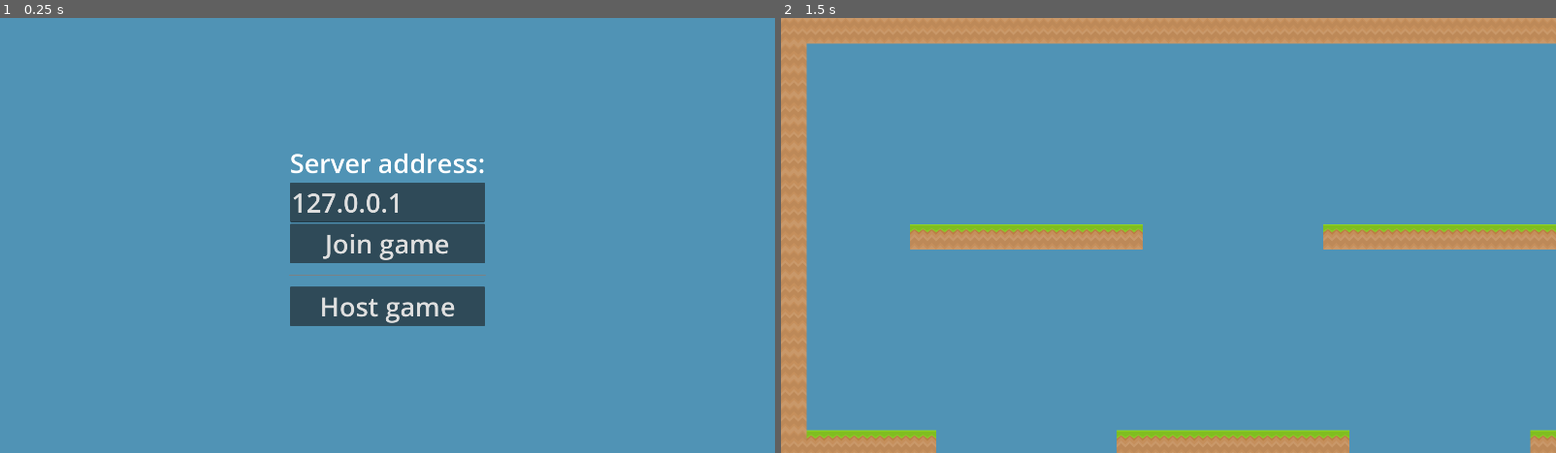
Above: before the commit, frames 1-2 (left to right).
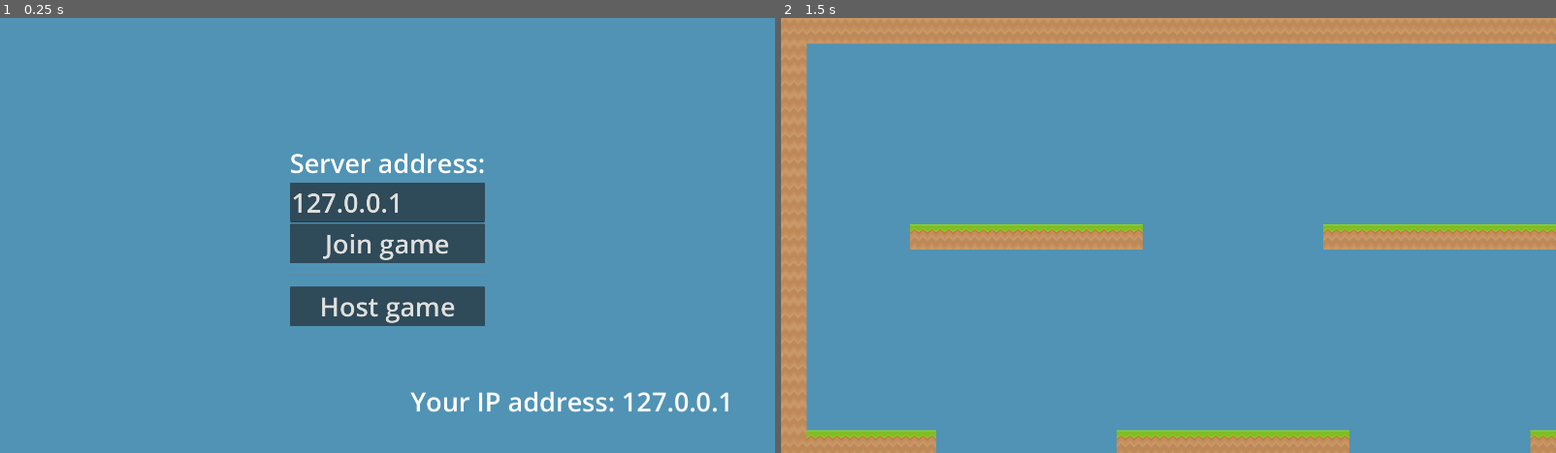
Above: after the commit, the same moments.

Repository: pekuja/rocket-tag-mobile
Game: Godot game, scene res://scenes/main_menu.tscn
The game is run twice, just before and just after one commit, with the same random seed, the same clock (stepped at 60 frames per second) and the same inputs.
Inputs (mouse positions are in pixels of both pictures, inside the frame that each line leads up to):
- Up to frame 1 (0.25 s): no input
- Up to frame 2 (1.5 s): tap Enter at 0.5 s; move the mouse to (1339, 213) at 0.52 s; click (1339, 213) at 0.67 s; click "Host game" at 1.25 s

The runs differ from the first frame. In frame 1, 0.7% of the frame differs, in the area x 52-94%, y 85-91%; in frame 2, nothing differs.

Commit message:
Added the player's IP address visible on the main menu
I figure this will be useful for testing purposes, though it's definitely imperfect. The system can of course have multiple network interfaces, so from the list of addresses I pick the first that looks like an IPv4 address and isn't 127.0.0.1. That should be good enough for testing purposes.

Diff:
--- a/scenes/main_menu.gd
+++ b/scenes/main_menu.gd
@@ -4,6 +4,7 @@
 @export var client_scene : PackedScene
 
 @onready var _serverAddressLineEdit = $HFlowContainer/VFlowContainer/ServerAddress
+@onready var _yourIpAddressLabel = $YourIpAddress
 
 const SETTINGS_FILE_NAME = "user://settings.cfg"
 
@@ -12,6 +13,12 @@
 		var settings_file = FileAccess.open(SETTINGS_FILE_NAME, FileAccess.READ)
 		var address = settings_file.get_line()
 		_serverAddressLineEdit.text = address
+
+	for address in IP.get_local_addresses():
+		# crude way of detecting a non-localhost IPv4 address
+		if address.match("*.*.*.*") and address != "127.0.0.1":
+			_yourIpAddressLabel.text = "Your IP address: %s" % address
+			break
 
 func _on_join_game_pressed() -> void:
 	var address = _serverAddressLineEdit.text
--- a/scenes/main_menu.tscn
+++ b/scenes/main_menu.tscn
@@ -64,5 +64,21 @@
 layout_mode = 2
 size_flags_horizontal = 3
 
+[node name="YourIpAddress" type="Label" parent="."]
+layout_mode = 1
+anchors_preset = 3
+anchor_left = 1.0
+anchor_top = 1.0
+anchor_right = 1.0
+anchor_bottom = 1.0
+offset_left = -903.0
+offset_top = -173.0
+offset_right = -103.0
+offset_bottom = -83.0
+grow_horizontal = 0
+grow_vertical = 0
+theme = ExtResource("1_0x6nd")
+text = "Your IP address: 127.0.0.1"
+
 [connection signal="pressed" from="HFlowContainer/VFlowContainer/JoinButton" to="." method="_on_join_game_pressed"]
 [connection signal="pressed" from="HFlowContainer/VFlowContainer/HostButton" to="." method="_on_host_game_pressed"]
